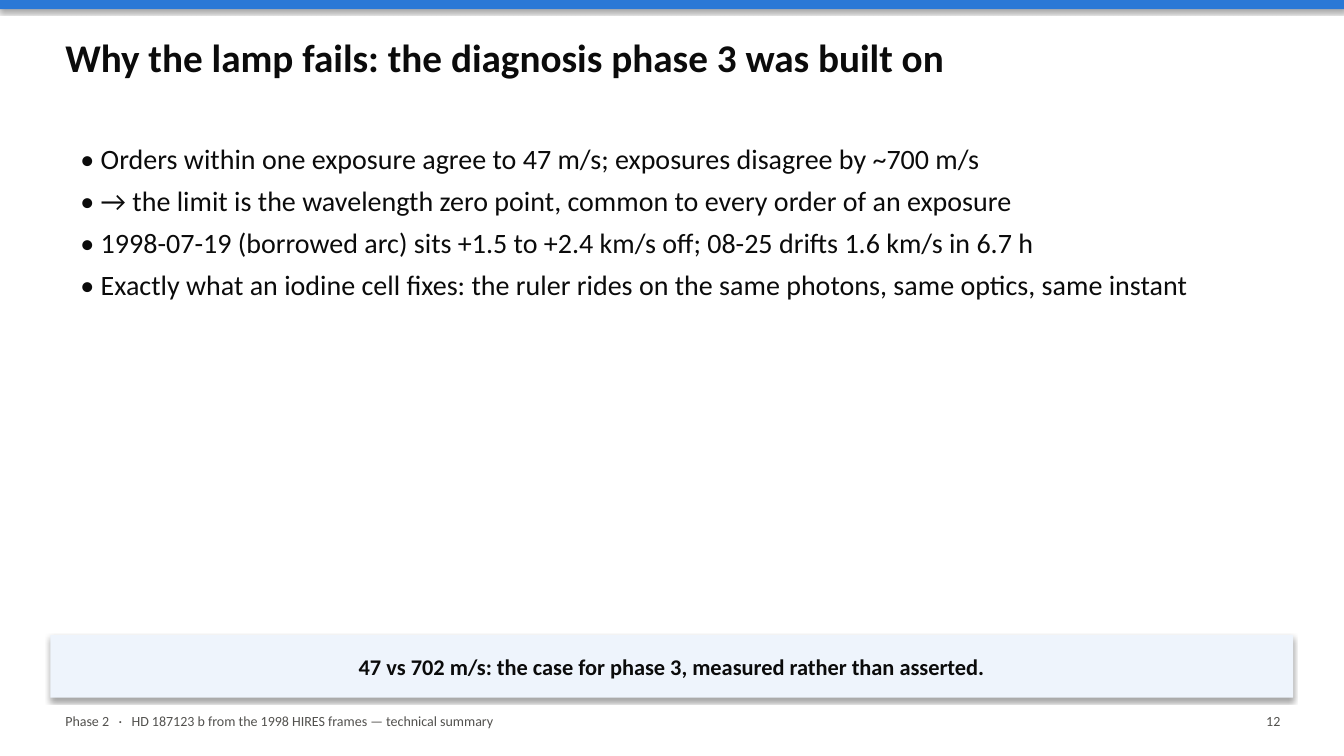
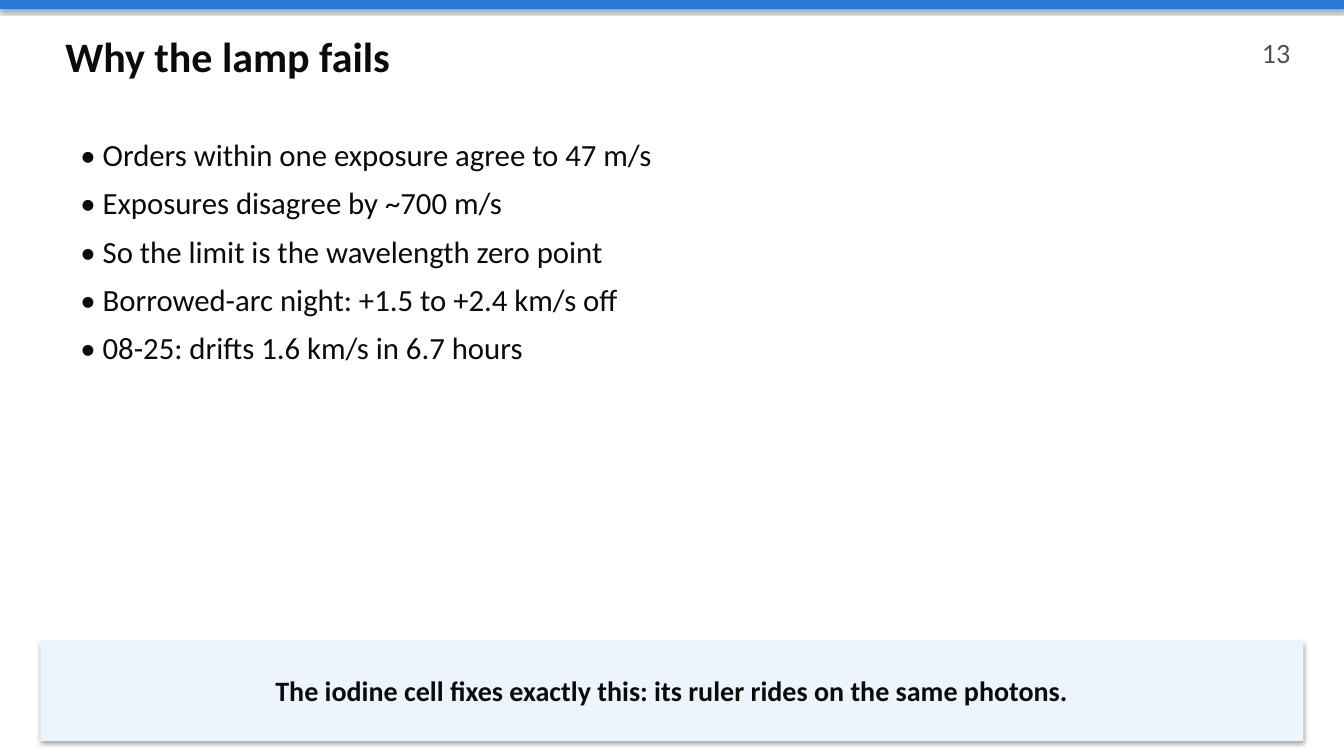
Before and after one commit to pypeit/first-hires-exoplanet, a slide deck: slide 13 of docs/slides/technical_summary.pptx (slide 12 before the commit). Drawn at 1344x756 pixels with LibreOffice and Linux fonts; fonts in the diff are those of the drawing. Boxes give left, top, right and bottom in pixels: in the first picture for what was removed or moved away, otherwise in the second. Text is boxed around its words. In the diff, an @@ line names an element or a change of style, - is before the commit and + after.

```diff
--- a/docs/slides/technical_summary.pptx
+++ b/docs/slides/technical_summary.pptx
@@ text at (65, 42, 390, 79): text changed; size 28 to 30 pt @@
-Why the lamp fails: the diagnosis phase 3 was built on
+Why the lamp fails
@@ text added at (1262, 45, 1290, 63), 20 pt, text #52514E @@
+13
@@ text at (103, 144, 651, 361): text changed; size 20 to 22 pt @@
-• Orders within one exposure agree to 47 m/s; exposures disagree by ~700 m/s
-• → the limit is the wavelength zero point, common to every order of an exposure
-• 1998-07-19 (borrowed arc) sits +1.5 to +2.4 km/s off; 08-25 drifts 1.6 km/s in 6.7 h
-• Exactly what an iodine cell fixes: the ruler rides on the same photons, same optics, same instant
+• Orders within one exposure agree to 47 m/s
+• Exposures disagree by ~700 m/s
+• So the limit is the wavelength zero point
+• Borrowed-arc night: +1.5 to +2.4 km/s off
+• 08-25: drifts 1.6 km/s in 6.7 hours
@@ rectangle added at (40, 640, 1304, 741), fill #EEF4FC, 20 pt, text #0B0B0B, bold @@
+The iodine cell fixes exactly this: its ruler rides on the same photons.
@@ rectangle removed at (50, 635, 1294, 698) @@
-47 vs 702 m/s: the case for phase 3, measured rather than asserted.
@@ text removed at (65, 716, 493, 728) @@
-Phase 2 · HD 187123 b from the 1998 HIRES frames — technical summary
@@ text removed at (1266, 717, 1280, 726) @@
-12
```
Also in this commit, not shown: 26 other slides changed, 3 slides added, 1 slide removed, 2 other files.
